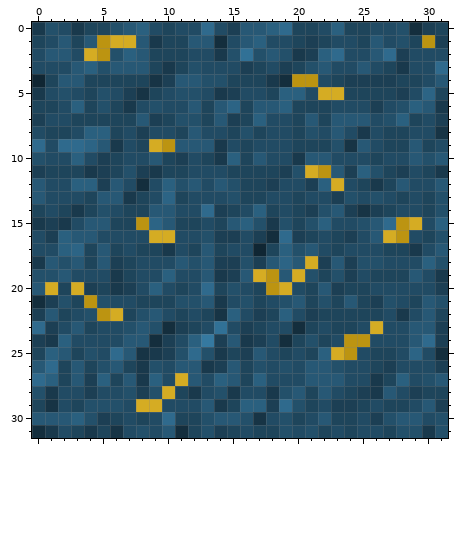
Pixel-art sprite, stored at img/gold.png. Above is the file before it was changed.
The file is 32x32 pixels. Colours within 5 levels of each other are drawn and written as one.
Now the later version:
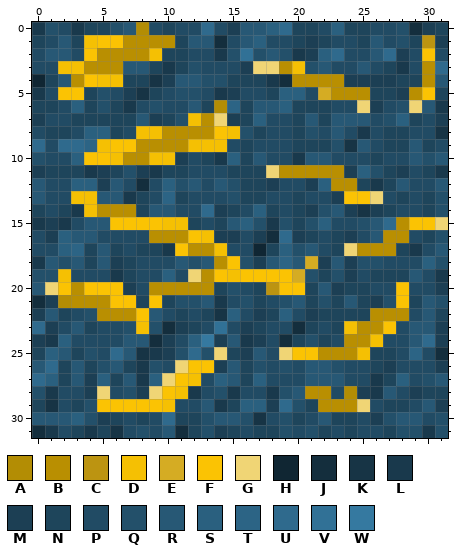
Palette (. is transparent): A #b38d04  B #b98f01  C #bc9411  D #f5c003  E #d5ac23  F #fbc303  G #f0d575  H #102633  J #142e3d  K #173445  L #19394c  M #1c3f54  N #1e455b  P #214b64  Q #23506a  R #275875  S #2a607f  T #2c6485  U #2f6a8d  V #317196  W #3579a0
The exact change:
{"y":0,"x":8,"old":"S","new":"A"}
{"y":1,"x":4,"old":"RCEERLN","new":"DFFBBBB"}
{"y":2,"x":4,"old":"ECQSRN","new":"FBBBBD"}
{"y":2,"x":30,"old":"P","new":"F"}
{"y":3,"x":2,"old":"PRSQR","new":"DDBBB"}
{"y":3,"x":17,"old":"NPMN","new":"GGBD"}
{"y":3,"x":30,"old":"P","new":"B"}
{"y":4,"x":3,"old":"RNNN","new":"BFDD"}
{"y":4,"x":20,"old":"CCPN","new":"BBBB"}
{"y":4,"x":30,"old":"P","new":"B"}
{"y":5,"x":2,"old":"QP","new":"FF"}
{"y":5,"x":23,"old":"ENN","new":"BBB"}
{"y":5,"x":29,"old":"PT","new":"BF"}
{"y":6,"x":14,"old":"R","new":"A"}
{"y":6,"x":25,"old":"P","new":"G"}
{"y":6,"x":29,"old":"S","new":"G"}
{"y":7,"x":12,"old":"QNR","new":"DBG"}
{"y":8,"x":8,"old":"MPPNRPPN","new":"DDBBBBFD"}
{"y":9,"x":5,"old":"RLPNECRRRL","new":"DFFBBBBDDD"}
{"y":10,"x":4,"old":"PMNPPRN","new":"FFDBBDD"}
{"y":11,"x":18,"old":"NMQECR","new":"GBBBBB"}
{"y":12,"x":23,"old":"EP","new":"BB"}
{"y":13,"x":3,"old":"PN","new":"DD"}
{"y":13,"x":24,"old":"QPQ","new":"FFG"}
{"y":14,"x":4,"old":"NQPN","new":"DBBB"}
{"y":15,"x":6,"old":"NNCTRN","new":"FFFFDD"}
{"y":15,"x":28,"old":"CEPS","new":"BFFG"}
{"y":16,"x":9,"old":"EEPPQ","new":"BBBFD"}
{"y":16,"x":27,"old":"EC","new":"BB"}
{"y":17,"x":11,"old":"PNRN","new":"FBBD"}
{"y":17,"x":24,"old":"PPPN","new":"GBBB"}
{"y":18,"x":14,"old":"MM","new":"BF"}
{"y":19,"x":2,"old":"R","new":"D"}
{"y":19,"x":12,"old":"PRLMRECR","new":"GBFDFFFF"}
{"y":20,"x":1,"old":"ENEMNL","new":"GFBFFF"}
{"y":20,"x":9,"old":"SPNPU","new":"BBBBB"}
{"y":20,"x":19,"old":"EP","new":"FF"}
{"y":20,"x":28,"old":"P","new":"F"}
{"y":21,"x":2,"old":"QNCQPP","new":"ABBBFF"}
{"y":21,"x":9,"old":"N","new":"F"}
{"y":21,"x":28,"old":"P","new":"F"}
{"y":22,"x":5,"old":"CENQ","new":"BBBF"}
{"y":22,"x":26,"old":"NPL","new":"BBB"}
{"y":23,"x":8,"old":"R","new":"D"}
{"y":23,"x":24,"old":"NPEP","new":"DBBF"}
{"y":24,"x":24,"old":"CCP","new":"BBD"}
{"y":25,"x":14,"old":"L","new":"G"}
{"y":25,"x":19,"old":"NPNSECP","new":"GFFBBBD"}
{"y":26,"x":11,"old":"RRL","new":"GFF"}
{"y":27,"x":10,"old":"PER","new":"GFD"}
{"y":28,"x":5,"old":"P","new":"G"}
{"y":28,"x":9,"old":"QEN","new":"GFD"}
{"y":28,"x":21,"old":"NR","new":"BB"}
{"y":28,"x":24,"old":"N","new":"A"}
{"y":29,"x":5,"old":"QQPEEP","new":"FFFFFD"}
{"y":29,"x":22,"old":"PMMN","new":"BBBG"}
{"label":"changed","picture_box":[45,22,448,412]}
